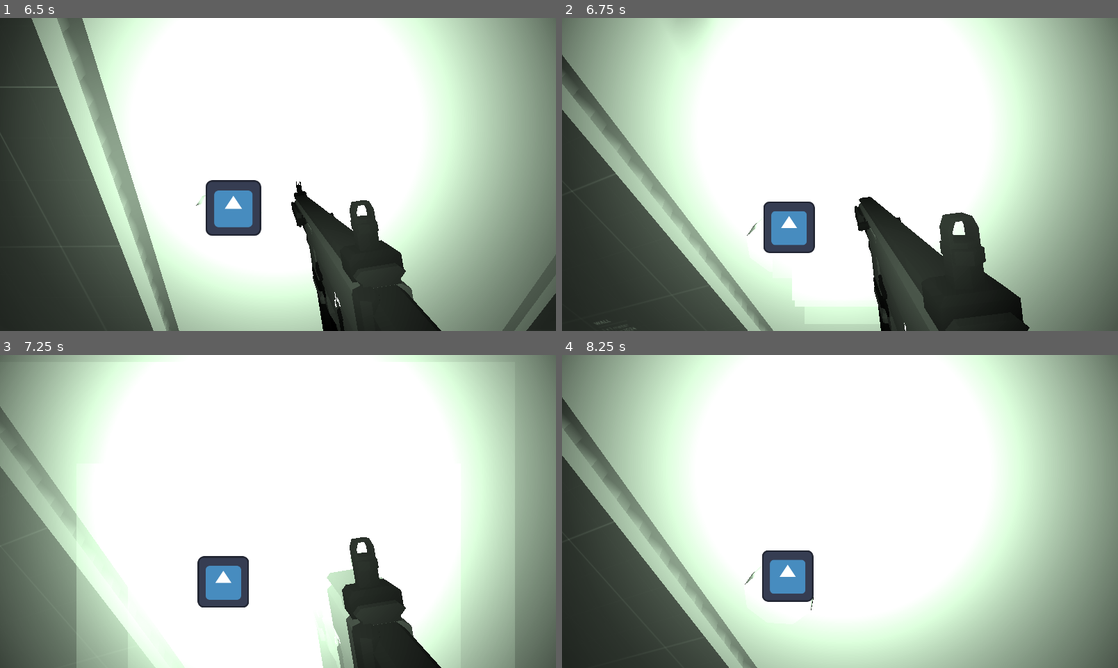
Above: before the commit, frames 1-4 (two rows, left to right).
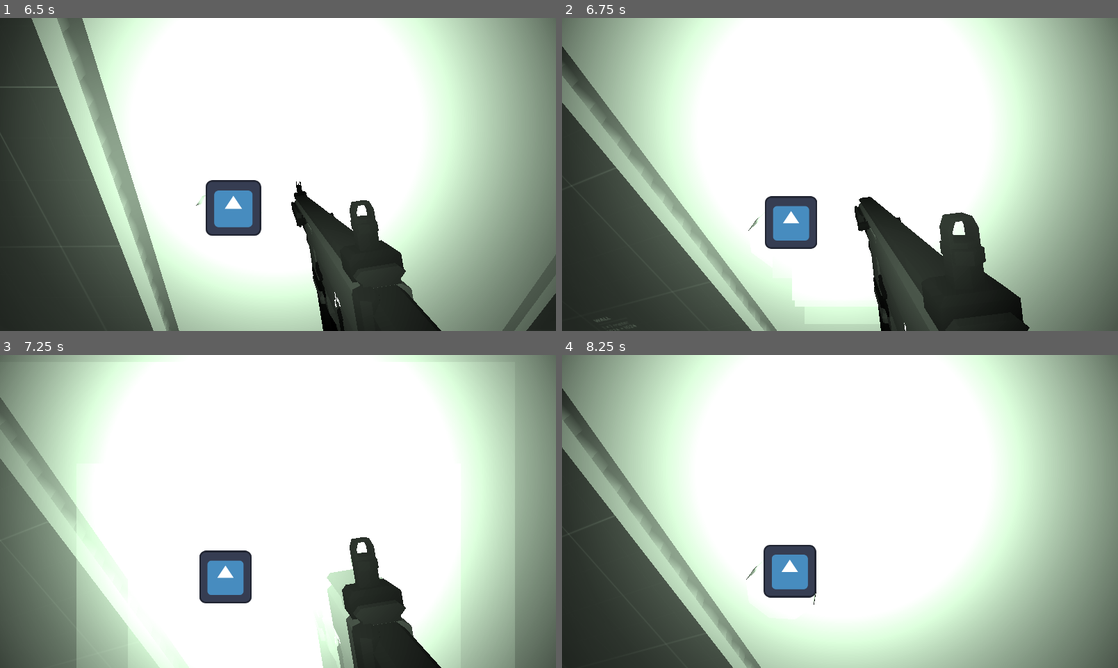
Above: after the commit, the same moments.

Repository: Ieida/Tactical-FPS-Godot
Game: Godot game, scene res://main_menu/main_menu.tscn
The game is run twice, just before and just after one commit, with the same random seed, the same clock (stepped at 60 frames per second) and the same inputs. The engine's default icon, where the game draws it, is replaced by a stand-in: a white triangle on a blue panel in a dark square.
Inputs (mouse positions are in pixels of both pictures, inside the frame that each line leads up to):
- Up to frame 1 (6.5 s): click "PLAY TEST" at 0.5 s; tap Enter at 1.25, 3.5 s; move the mouse to (305, 174) at 1.27 s; hold W (move_forward) from 1.28 s (still down); tap F (flashlight_toggle) at 1.35 s; move the mouse to (250, 174) at 2.02 s; tap 3 (grenade) at 2.1 s; tap Space at 2.75, 5.75 s; move the mouse to (289, 168) at 2.77 s; tap Z (laser_toggle) at 2.85 s; move the mouse to (272, 180) at 3.52 s; tap N (night_vision) at 3.6 s; move the mouse to (316, 177) at 4.27 s; tap 1 (primary) at 4.35 s; move the mouse to (233, 171) at 5.02 s; tap T (rack_slide) at 5.1 s; move the mouse to (283, 174) at 5.77 s; tap 2 (secondary) at 5.85 s
- Up to frame 2 (6.75 s): tap Enter at 6.5 s; move the mouse to (817, 168) at 6.52 s; release W (move_forward) at 6.53 s; hold E (lean_right) from 6.53 s (still down); click (817, 168) at 6.6 s
- Up to frame 3 (7.25 s): keep holding E (lean_right)
- Up to frame 4 (8.25 s): move the mouse to (867, 511) at 7.27 s; release E (lean_right) at 7.28 s; hold W (move_forward) from 7.28 s (still down); tap F (flashlight_toggle) at 7.35 s; tap Space at 8 s; move the mouse to (812, 511) at 8.02 s; tap 3 (grenade) at 8.1 s

Frame 1 is identical in both runs. In frame 2, 3.5% of the frame differs, in the area x 0-69%, y 0-100%; in frame 3, 2.2%; in frame 4, 3.4%.

Commit message:
Lean improvements

Diff:
--- a/player/lean.gd
+++ b/player/lean.gd
@@ -4,24 +4,19 @@
 
 var side = NONE
 @export var angle: float = 20
-@export var distance: float = 0.1
 
 func _process(delta):
 	if Input.is_action_just_pressed("lean_right"):
 		if side == RIGHT:
 			rotation_degrees.z = 0
-			position.x = 0
 			side = NONE
 		else:
 			rotation_degrees.z = -angle
-			position.x = distance
 			side = RIGHT
 	if Input.is_action_just_pressed("lean_left"):
 		if side == LEFT:
 			rotation_degrees.z = 0
-			position.x = 0
 			side = NONE
 		else:
 			rotation_degrees.z = angle
-			position.x = -distance
 			side = LEFT
--- a/player/player.tscn
+++ b/player/player.tscn
@@ -754,13 +754,12 @@
 shape = SubResource("SeparationRayShape3D_d8cd5")
 
 [node name="Node3D" type="Node3D" parent="CharacterBody3D"]
-transform = Transform3D(1, 0, 0, 0, 1, 0, 0, 0, 1, 0, 0.25, 0)
 script = ExtResource("3_md4wb")
 
 [node name="Neck" type="Node3D" parent="CharacterBody3D/Node3D"]
 
 [node name="PlayerCamera" type="Camera3D" parent="CharacterBody3D/Node3D" node_paths=PackedStringArray("body")]
-transform = Transform3D(1, 0, 0, 0, 1, 0, 0, 0, 1, 0, 0.25, 0)
+transform = Transform3D(1, 0, 0, 0, 1, 0, 0, 0, 1, 0, 0.5, 0)
 current = true
 script = ExtResource("2_jgt6g")
 body = NodePath("../..")
